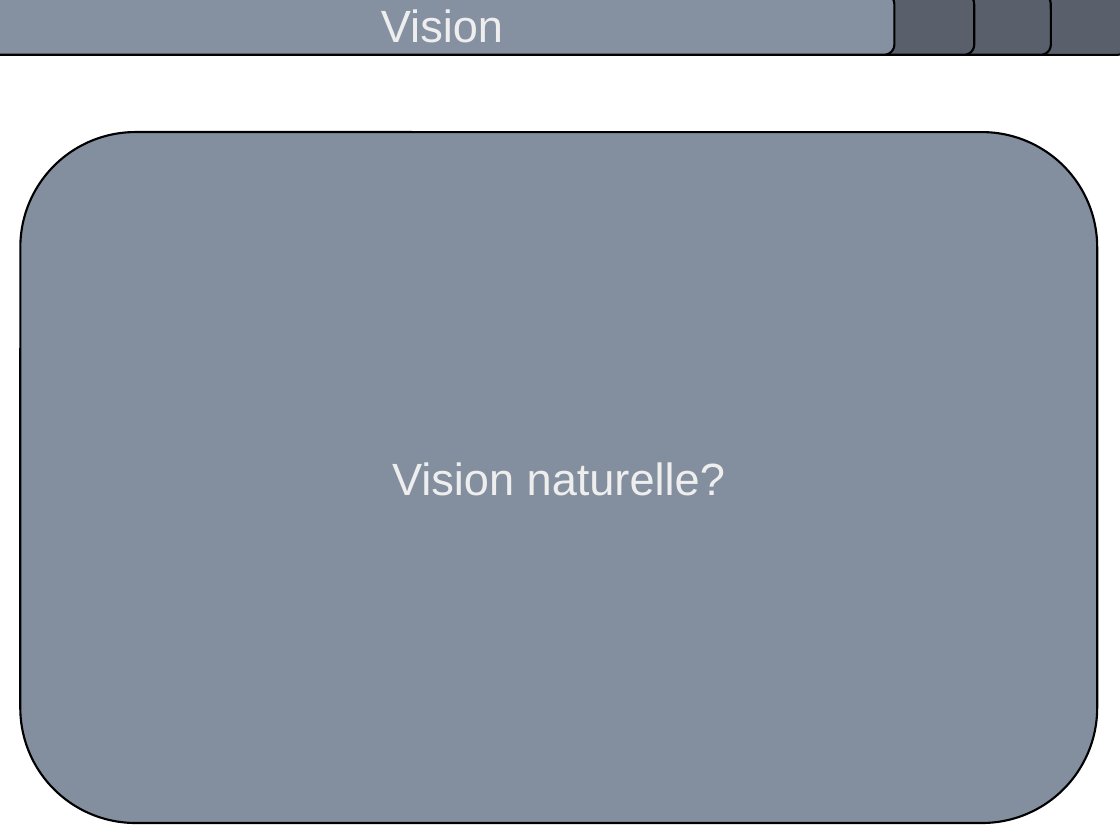
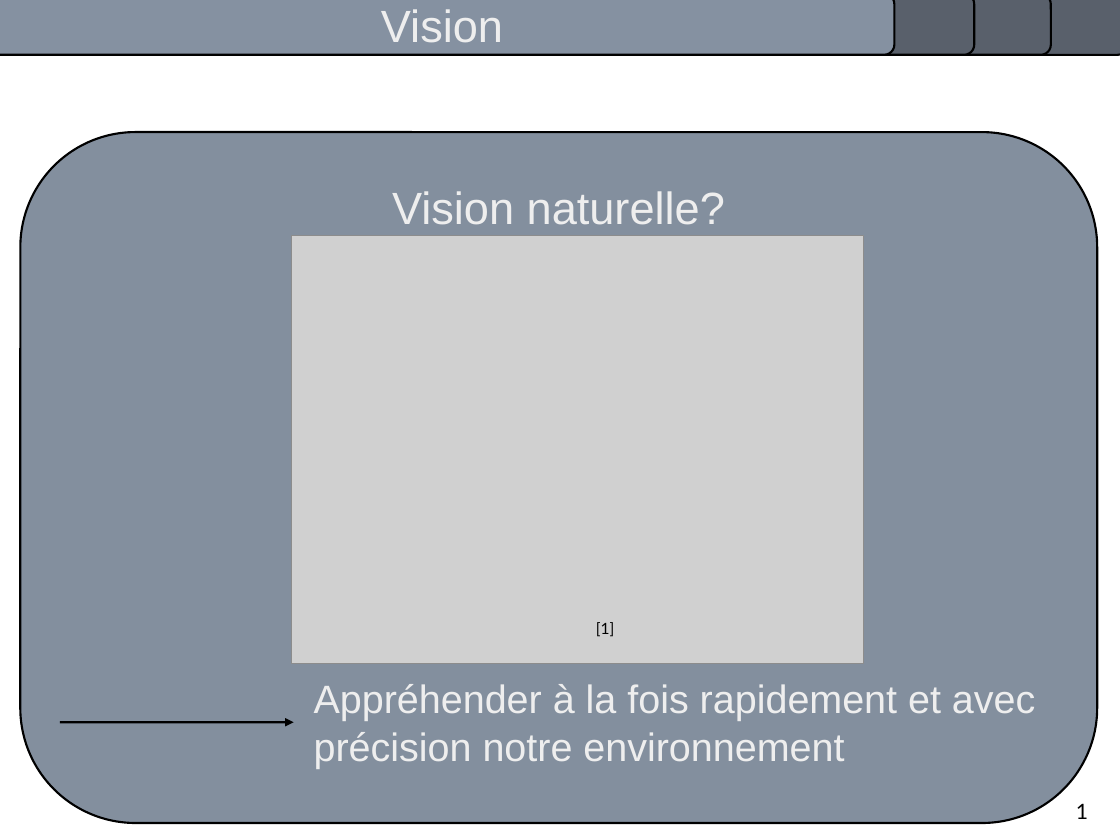
Before and after one commit to pierrealbiges/ActiveVision, a slide deck: slide 2 of LabBooks/Pres_orale.odp. Drawn at 1120x840 pixels with LibreOffice and Linux fonts; fonts in the diff are those of the drawing; grey boxes stand for pictures. Boxes give left, top, right and bottom in pixels: in the first picture for what was removed or moved away, otherwise in the second. Text is boxed around its words. In the diff, an @@ line names an element or a change of style, - is before the commit and + after.

Commit message:
Avancée introduction, environ 4mn

```diff
--- a/LabBooks/Pres_orale.odp
+++ b/LabBooks/Pres_orale.odp
@@ picture added at bbox=[292, 235, 864, 663] @@
@@ text added at bbox=[596, 622, 615, 637], 11 pt, text #000000 @@
+[1]
@@ text added at bbox=[314, 684, 1035, 768], 28 pt, text #EEEEEE @@
+Appréhender à la fois rapidement et avec précision notre environnement
@@ arrow added from (60, 723) to (294, 723), #000000 1.5 pt @@
@@ text added at bbox=[1076, 803, 1088, 819], 15 pt, text #000000 @@
+1
```
Also in this commit, not shown: 8 other slides changed, 2 slides added, 1 other file.
